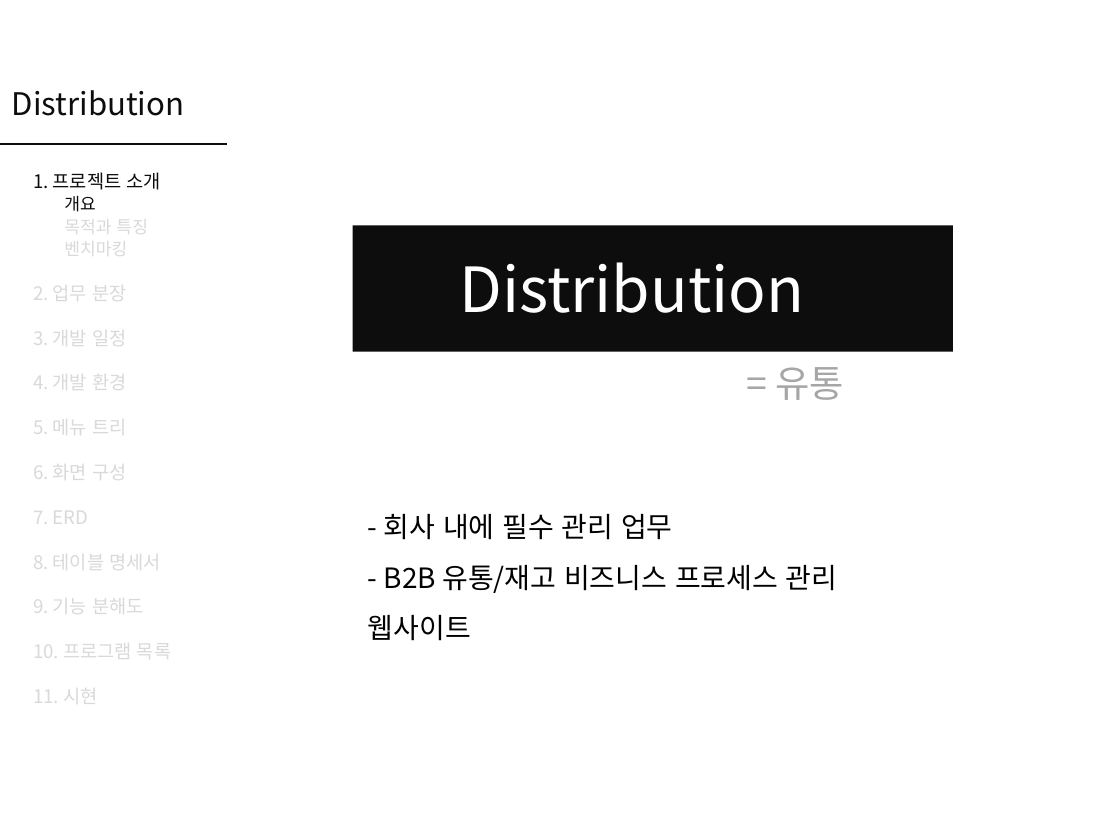
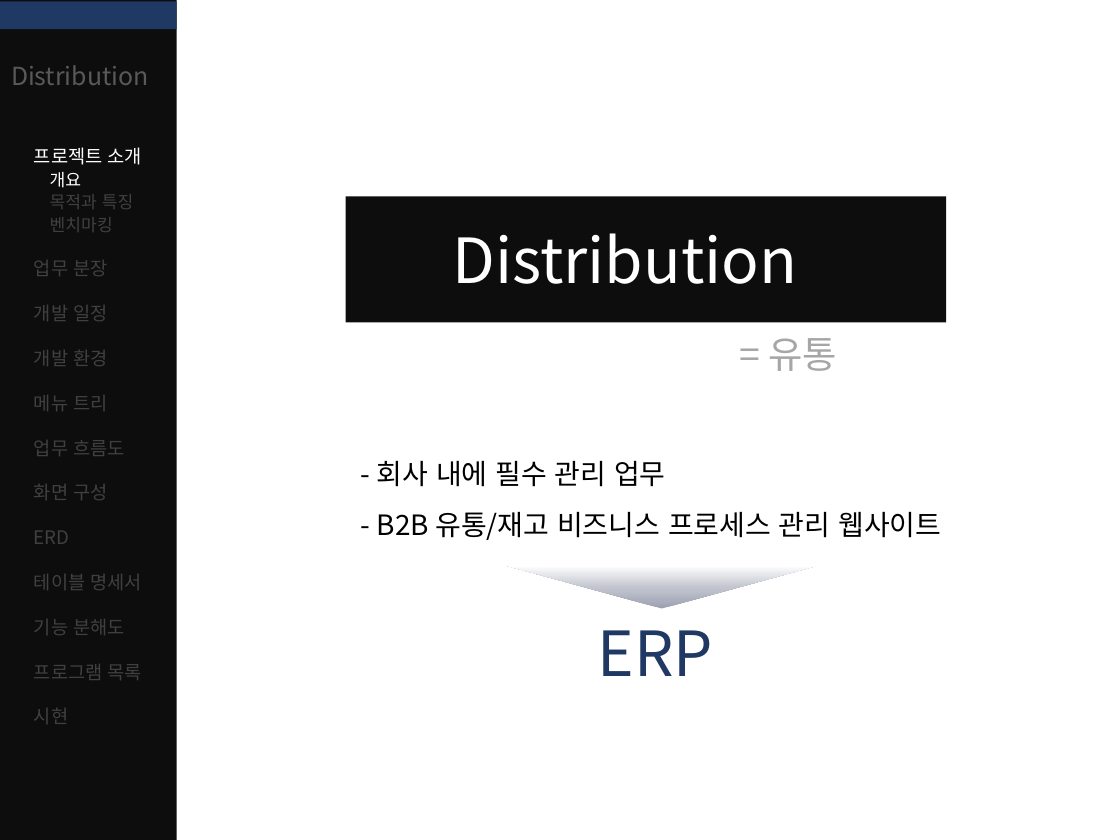
Before and after one commit to Peh9397/Distribution, a slide deck: slide 3 of Distribution.pptx. Drawn at 1120x840 pixels with LibreOffice and Linux fonts; fonts in the diff are those of the drawing. Boxes give left, top, right and bottom in pixels: in the first picture for what was removed or moved away, otherwise in the second. Text is boxed around its words. In the diff, an @@ line names an element or a change of style, - is before the commit and + after.

Commit message:
발표 ppt 파일 업로드 화면구성, 메뉴트리, 업무흐름도 추가

```diff
--- a/Distribution.pptx
+++ b/Distribution.pptx
@@ rectangle added at box(0, 0, 177, 840), fill #0D0D0D @@
@@ rectangle added at box(0, 1, 177, 29), fill #203864 @@
@@ text "Distribution": place and size @@
-text "Distribution" at box(12, 90, 185, 116)
+text "Distribution" at box(11, 65, 149, 85)
@@ text "Distribution" at box(11, 65, 149, 85): size 20 to 16 pt, text colour #0D0D0D to #595959 @@
@@ line removed from (0, 143) to (227, 143) @@
@@ text "프로젝트 소개": place and size @@
-text "프로젝트 소개" at box(33, 172, 171, 709)
+text "프로젝트 소개" at box(34, 147, 142, 724)
@@ text at box(34, 147, 142, 165): text changed; text colour #0D0D0D to #FFFFFF @@
-1. 프로젝트 소개
+프로젝트 소개
@@ text at box(50, 172, 134, 232): text colour #0D0D0D to #FFFFFF in "개요"; text colour #D9D9D9 to #404040 in "목적과 특징 벤치마킹" @@
@@ rectangle: place and size @@
-rectangle at box(353, 225, 953, 352)
+rectangle at box(346, 196, 946, 323)
@@ text "Distribution": place and size @@
-text "Distribution" at box(460, 262, 804, 313)
+text "Distribution" at box(453, 233, 797, 284)
@@ text at box(34, 260, 142, 724): text changed; text colour #D9D9D9 to #404040 @@
-2. 업무 분장
-3. 개발 일정
-4. 개발 환경
-5. 메뉴 트리
-6. 화면 구성
-7. ERD
-8. 테이블 명세서
-9. 기능 분해도
-10. 프로그램 목록
-11. 시현
+업무 분장
+개발 일정
+개발 환경
+메뉴 트리
+업무 흐름도
+화면 구성
+ERD
+테이블 명세서
+기능 분해도
+프로그램 목록
+시현
@@ text "= 유통": place and size @@
-text "= 유통" at box(775, 367, 844, 400)
+text "= 유통" at box(768, 338, 837, 371)
@@ text "- 회사 내에 필수 관리 ..." rewrapped from box(368, 514, 838, 641) to box(377, 461, 941, 540) @@
@@ triangle added at box(506, 566, 818, 608), fill gradient #9DA1B3 to #C4C6CF to #FFFFFF @@
@@ text added at box(598, 630, 713, 676), 40 pt, text #203864 @@
+ERP
```
Also in this commit, not shown: 14 other slides changed, 6 slides added.
